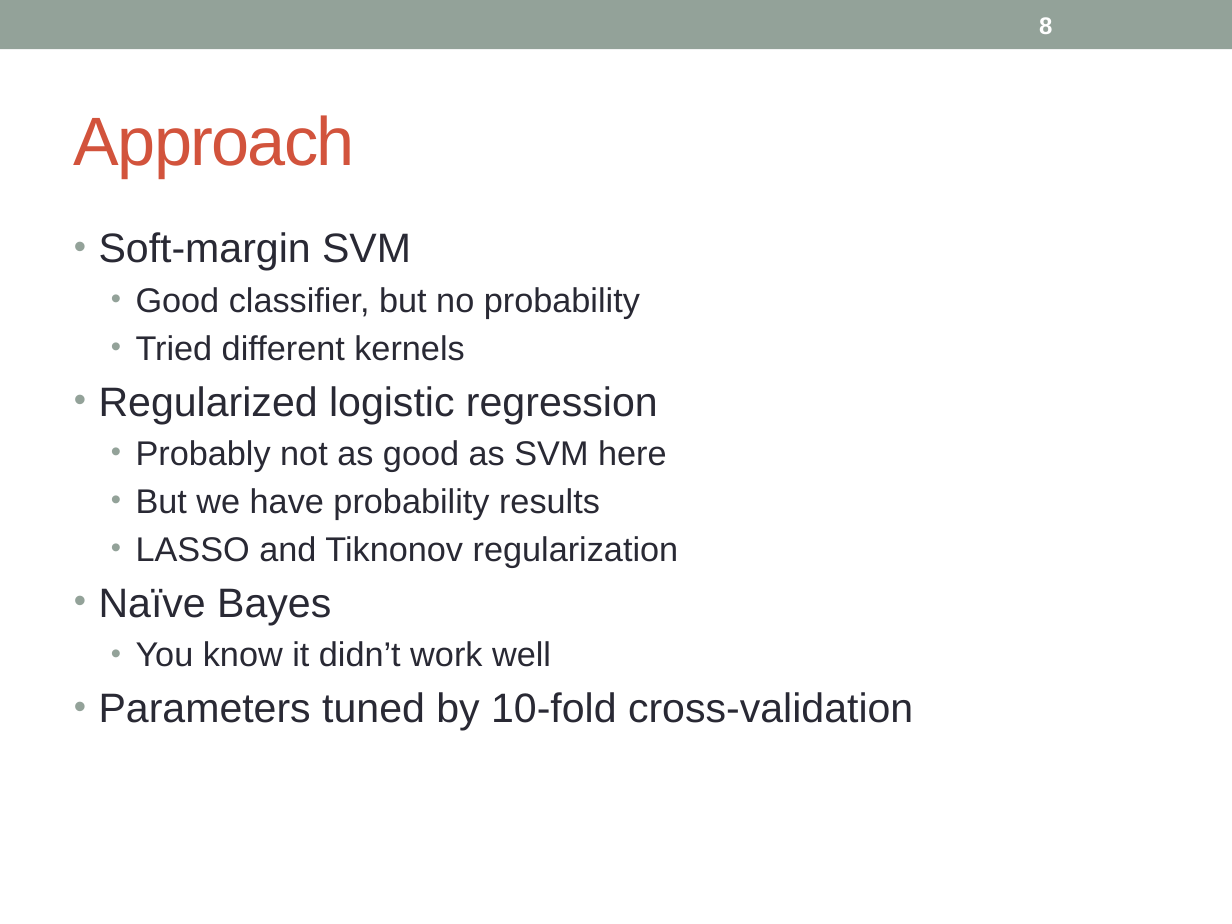
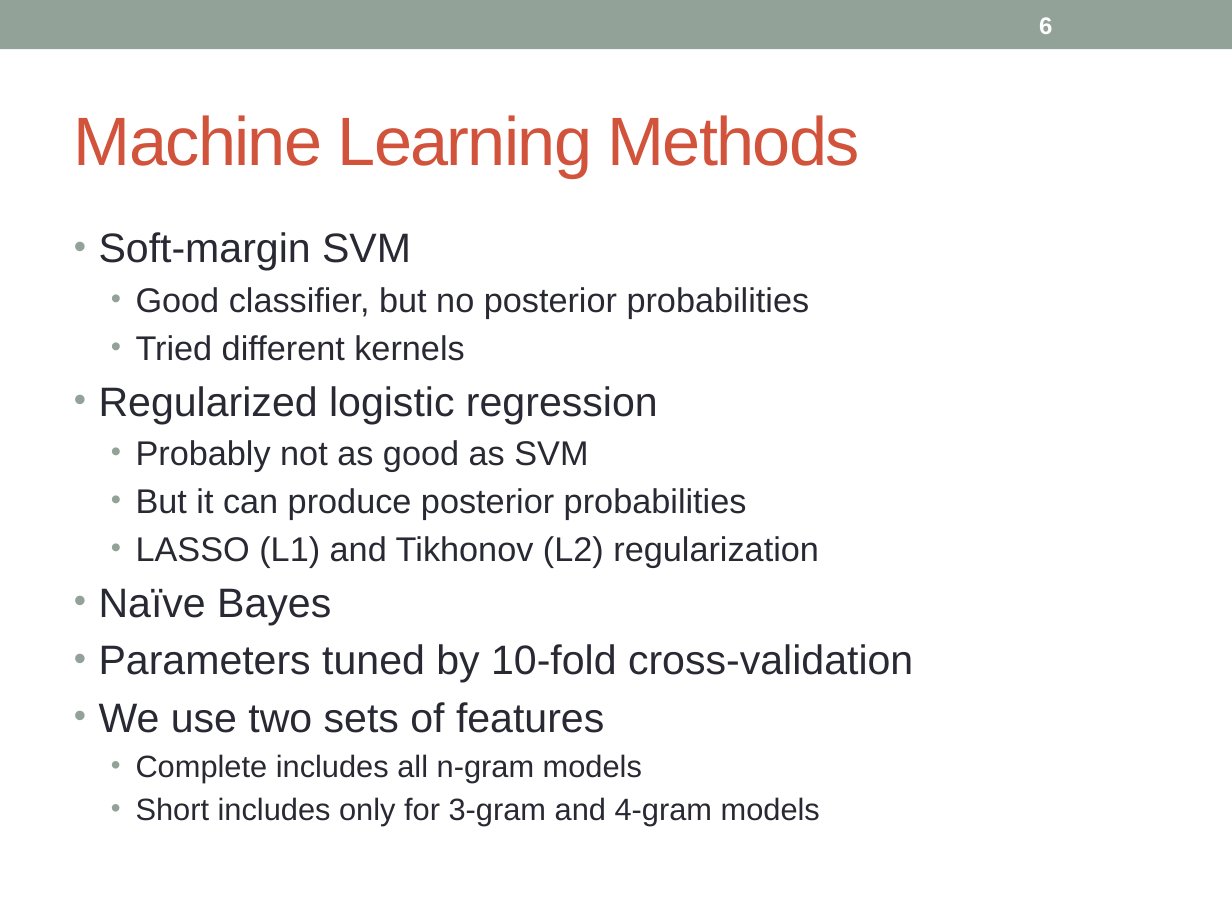
Before and after one commit to hunterhector/LangStats12Spring, a slide deck: slide 6 of Slides/11761-slides.pptx (slide 8 before the commit). Drawn at 1232x924 pixels with LibreOffice and Linux fonts; fonts in the diff are those of the drawing. Boxes give left, top, right and bottom in pixels: in the first picture for what was removed or moved away, otherwise in the second. Text is boxed around its words. In the diff, an @@ line names an element or a change of style, - is before the commit and + after.

```diff
--- a/Slides/11761-slides.pptx
+++ b/Slides/11761-slides.pptx
@@ page number at (x1=1039, y1=17, x2=1052, y2=34): text changed @@
-8
+6
@@ title at (x1=74, y1=115, x2=860, y2=178): text changed @@
-Approach
+Machine Learning Methods
@@ text at (x1=136, y1=287, x2=810, y2=318): text changed @@
-  • Good classifier, but no probability
+  • Good classifier, but no posterior probabilities
@@ text at (x1=136, y1=440, x2=819, y2=567): text changed @@
-  • Probably not as good as SVM here
-  • But we have probability results
-  • LASSO and Tiknonov regularization
+  • Probably not as good as SVM
+  • But it can produce posterior probabilities
+  • LASSO (L1) and Tikhonov (L2) regularization
@@ text at (x1=136, y1=641, x2=551, y2=667): paragraph removed @@
-  • You know it didn’t work well
@@ text at (x1=99, y1=702, x2=820, y2=826): paragraphs added @@
+• We use two sets of features
+    • Complete includes all n-gram models
+    • Short includes only for 3-gram and 4-gram models
```
Also in this commit, not shown: 8 other slides changed, 2 slides added, 4 slides removed.
